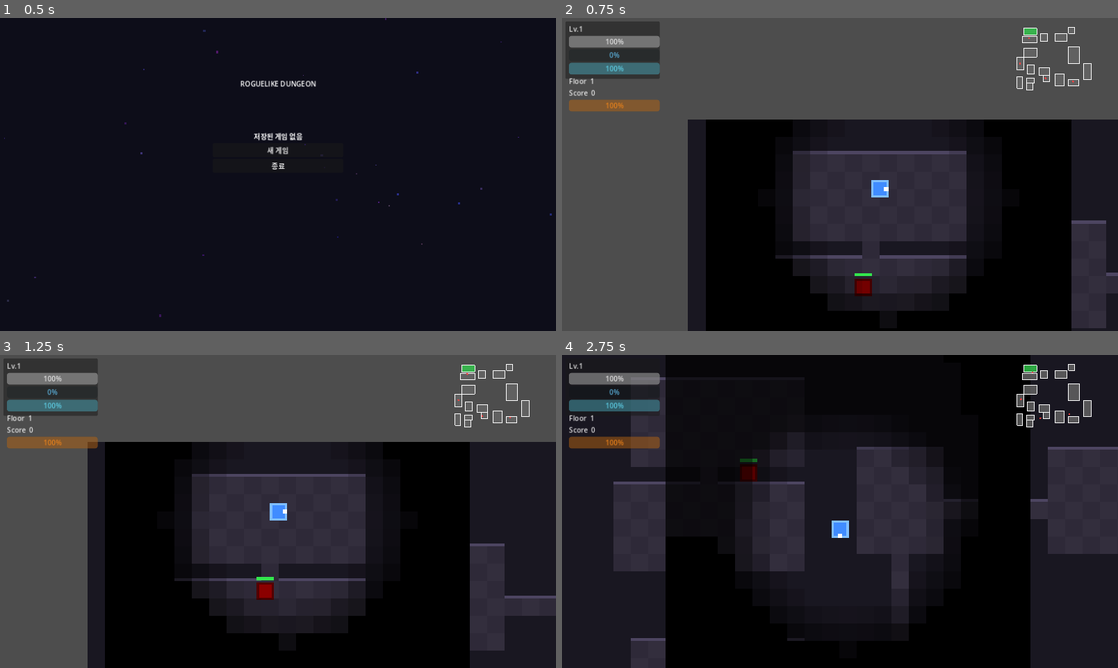
Above: before the commit, frames 1-4 (two rows, left to right).
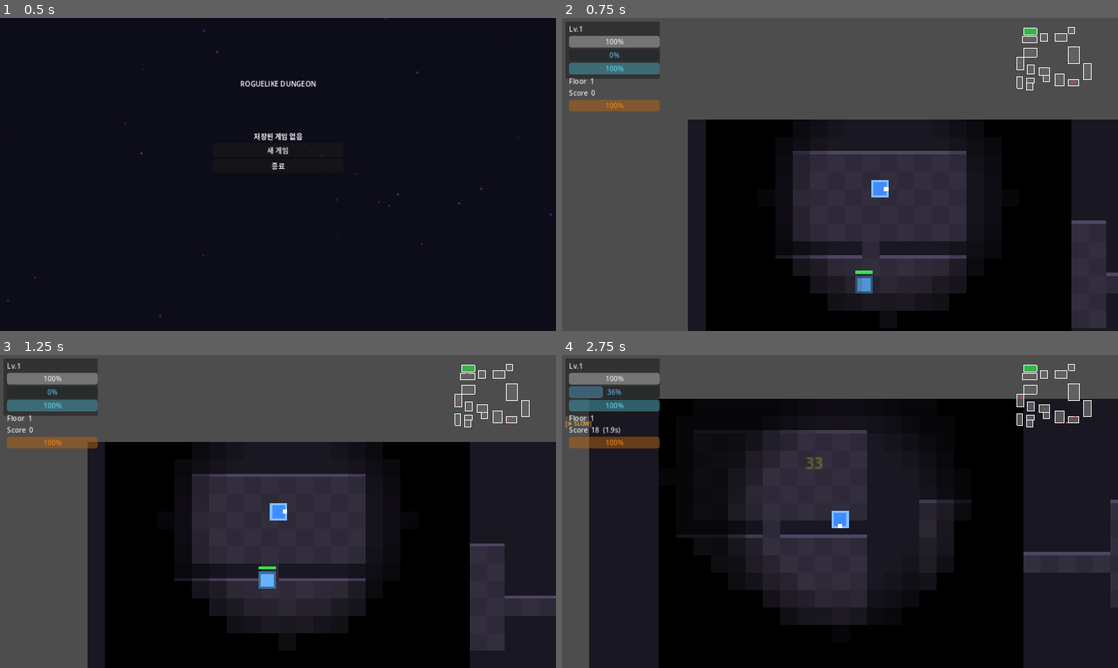
Above: after the commit, the same moments.

Repository: sin857000-code/Valid
Game: Godot game, scene res://scenes/ui/main_menu.tscn
Same seed, same stepped clock (60 frames per second), same inputs: the game is played once before the commit and once after it.
Inputs:
- Up to frame 1 (0.5 s): no input
- Up to frame 2 (0.75 s): click "새 게임" at 0.5 s
- Up to frame 3 (1.25 s): no input
- Up to frame 4 (2.75 s): tap Enter (ui_accept) at 1.25, 1.52, 2.27 s; hold Right (ui_right) 1.28-2.03 s; hold Down (ui_down) from 2.03 s (still down)

Frame 1 is identical in both runs. In frame 2, 0.3% of the frame differs, in the area x 52-93%, y 14-89%; in frame 3, 0.3%; in frame 4, 29%, in the area x 0-100%, y 0-100%.
Error in both runs: Invalid call. Nonexistent function 'is_action_just_pressed' in base 'InputEventKey'. (res://scripts/ui/pause_menu.gd:48)

Commit message:
Cycle 23: teleporter enemy, freeze weapon, weapon pool expansion
- enemy_teleporter: purple enemy blinks toward player every 2.5s with particle trail
- weapon_freeze: ice staff applies 80% slow for 1.8s on every hit
- player: freeze_on_hit meta applies slow via status component
- dungeon: teleporter in enemy pool (10 enemy types); freeze wand in weapon pool (7 weapons)

https://claude.ai/code/session_01W1t3cyazDUadMr1eE4hi94

Diff:
--- a/roguelike/dev/report.json
+++ b/roguelike/dev/report.json
@@ -1,16 +1,16 @@
 {
-  "timestamp": "2026-05-30T18:01:54+00:00",
+  "timestamp": "2026-05-30T18:03:07+00:00",
   "build": {
     "success": 1,
     "script_errors": 0
   },
   "metrics": {
-    "total_lines": 2617,
-    "script_count": 52,
+    "total_lines": 2676,
+    "script_count": 54,
     "scene_count": 6,
     "todo_count": 0,
-    "enemy_types": 11,
-    "weapon_count": 7,
+    "enemy_types": 12,
+    "weapon_count": 8,
     "item_count": 11
   },
   "features": {
@@ -24,5 +24,5 @@
     "floor_transition": 1
   },
   "missing": [""],
-  "score": 298
+  "score": 311
 }
--- /dev/null
+++ b/roguelike/scripts/enemies/enemy_teleporter.gd
@@ -0,0 +1,37 @@
+extends "res://scripts/enemies/enemy_base.gd"
+
+const BLINK_COOLDOWN = 2.5
+const BLINK_RANGE = 120.0
+
+var _blink_timer: float = 1.0
+
+func _ready() -> void:
+	max_health = 22
+	move_speed = 30.0
+	attack_damage = 8
+	attack_range = 16.0
+	chase_range = 250.0
+	exp_reward = 20
+	body_color = Color(0.7, 0.3, 0.9)
+	body_size = 11
+	super._ready()
+
+func _physics_process(delta: float) -> void:
+	super._physics_process(delta)
+	if _dying or _player == null:
+		return
+	_blink_timer -= delta
+	if _blink_timer <= 0.0:
+		_blink_timer = BLINK_COOLDOWN
+		_do_blink()
+
+func _do_blink() -> void:
+	var hp = load("res://scripts/ui/hit_particle.gd")
+	hp.spawn(get_parent(), global_position, Color(0.7, 0.3, 0.9))
+	# Blink toward player but not too close
+	var dist = global_position.distance_to(_player.global_position)
+	if dist > 40.0:
+		var dir = (_player.global_position - global_position).normalized()
+		var blink_dist = min(dist - 35.0, BLINK_RANGE)
+		global_position += dir * blink_dist
+	hp.spawn(get_parent(), global_position, Color(0.9, 0.6, 1.0))
--- /dev/null
+++ b/roguelike/scripts/items/weapon_freeze.gd
@@ -0,0 +1,17 @@
+extends "res://scripts/items/weapon_base.gd"
+
+func _ready() -> void:
+	weapon_name = "냉기 지팡이"
+	damage = 12
+	range_radius = 60.0
+	cooldown = 0.5
+	item_color = Color(0.5, 0.9, 1.0)
+	super._ready()
+
+func _apply_effect(player: Node) -> void:
+	super._apply_effect(player)
+	player.set_meta("freeze_on_hit", true)
+	# Clear conflicting weapon metas
+	for k in ["attack_arc", "multishot", "bouncing_shots"]:
+		if player.has_meta(k):
+			player.remove_meta(k)
--- a/roguelike/scripts/maps/dungeon.gd
+++ b/roguelike/scripts/maps/dungeon.gd
@@ -10,6 +10,7 @@
 	"res://scripts/enemies/enemy_swarm.gd",
 	"res://scripts/enemies/enemy_armored.gd",
 	"res://scripts/enemies/enemy_ice.gd",
+	"res://scripts/enemies/enemy_teleporter.gd",
 ]
 const ITEM_SCRIPTS = [
 	"res://scripts/items/item_health_potion.gd",
@@ -30,6 +31,7 @@
 	"res://scripts/items/weapon_boomerang.gd",
 	"res://scripts/items/weapon_shotgun.gd",
 	"res://scripts/items/weapon_wand.gd",
+	"res://scripts/items/weapon_freeze.gd",
 ]
 const TILE = 16
 const BASE_ENEMIES = 5
--- a/roguelike/scripts/player/player.gd
+++ b/roguelike/scripts/player/player.gd
@@ -160,6 +160,9 @@
 			var combo_mult = 1.0 + (_combo / 10.0)
 			dmg = int(float(dmg) * combo_mult)
 			body.take_damage(dmg, global_position)
+			if has_meta("freeze_on_hit") and get_meta("freeze_on_hit"):
+				if body.has_method("get") and body.get("status") != null:
+					body.status.apply_slow(0.2, 1.8)
 			if has_meta("lifesteal"):
 				var steal = int(dmg * get_meta("lifesteal"))
 				if steal > 0:
